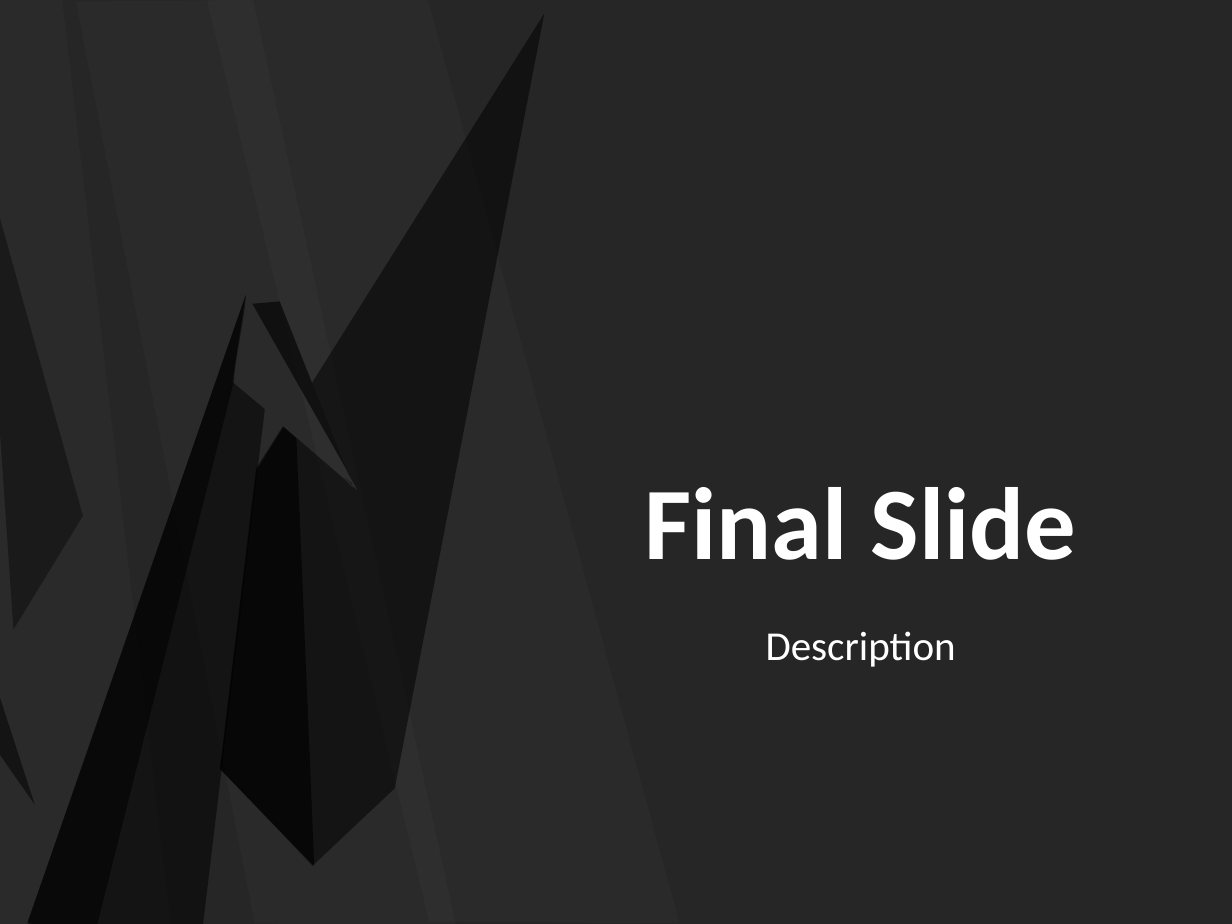
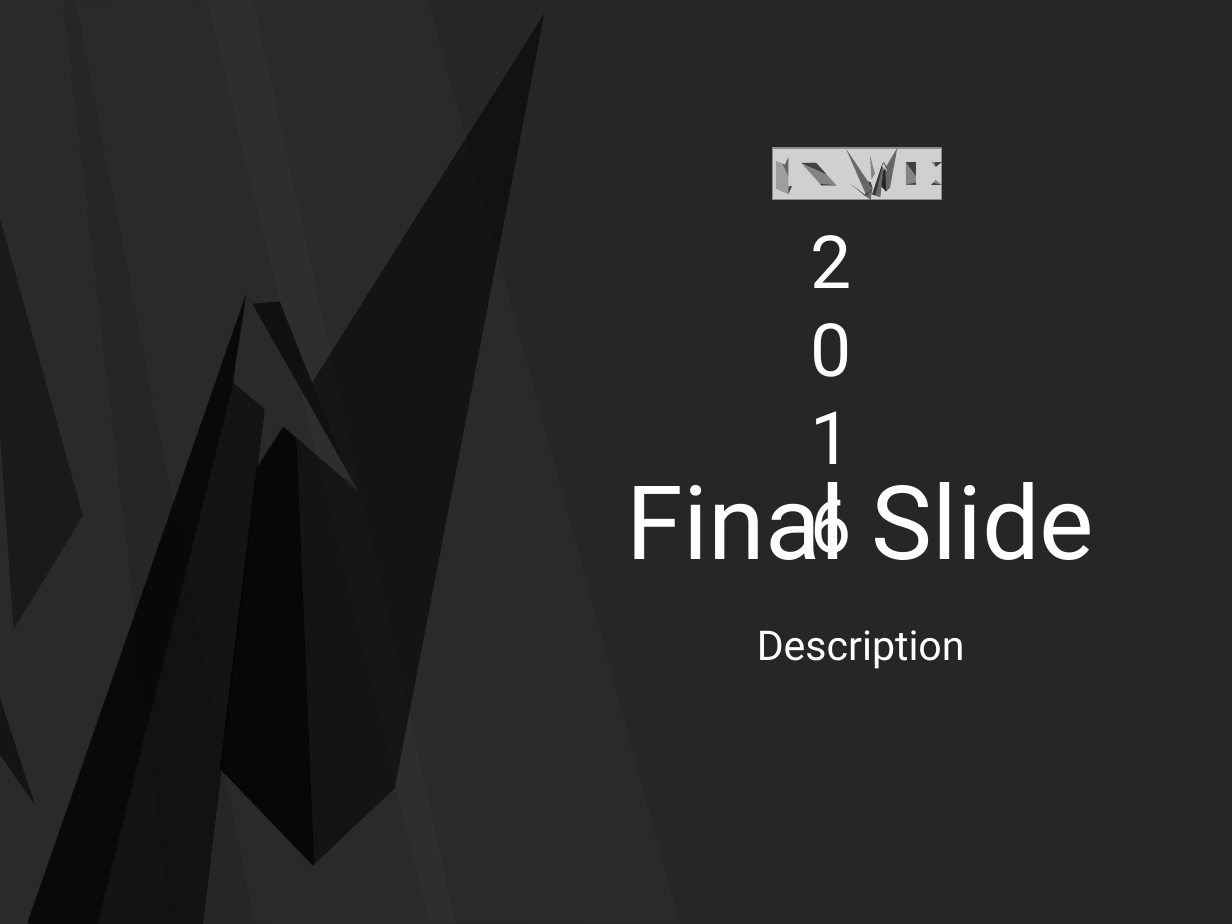
Before and after one commit to mielvds/iswc2016, a slide deck: slide 5 of files/iswc2016-slide-simple.pptx (slide 11 before the commit). Drawn at 1232x924 pixels with LibreOffice and Linux fonts; fonts in the diff are those of the drawing; grey boxes stand for pictures. Boxes give left, top, right and bottom in pixels: in the first picture for what was removed or moved away, otherwise in the second. Text is boxed around its words. In the diff, an @@ line names an element or a change of style, - is before the commit and + after.

```diff
--- a/files/iswc2016-slide-simple.pptx
+++ b/files/iswc2016-slide-simple.pptx
@@ title "Final Slide" at (627, 482, 1094, 560): font Calibri to Roboto, bold off @@
@@ group added at (772, 148, 942, 559): 21 freeform shapes, 1 picture, 1 rectangle, 1 text @@
+2 0 1 6
@@ text "Description" at (757, 630, 965, 669): font Calibri to Roboto @@
```
Also in this commit, not shown: 4 other slides changed, 6 slides removed, 2 other files.
